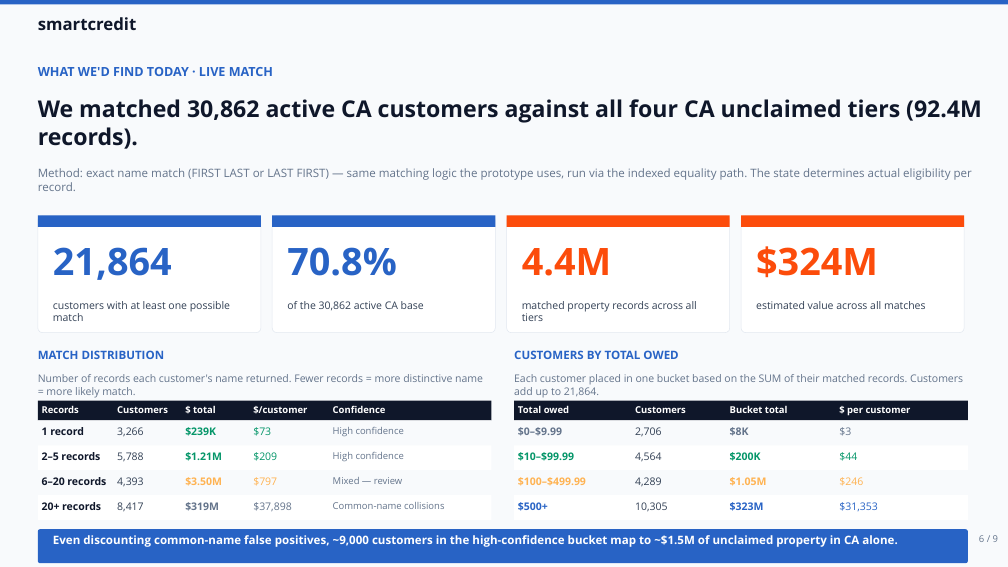
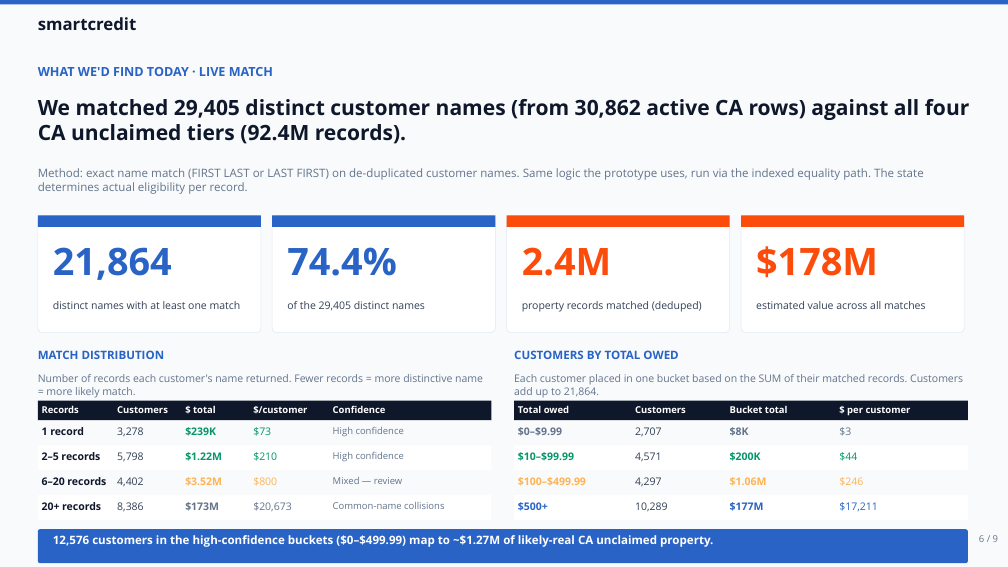
Before and after one commit to ahmedyassineconsumerdirect/cd-getmymoney, a slide deck: slide 6 of myReclaim-Exec-Deck.pptx. Drawn at 1008x567 pixels with LibreOffice and Linux fonts; fonts in the diff are those of the drawing. Boxes give left, top, right and bottom in pixels: in the first picture for what was removed or moved away, otherwise in the second. Text is boxed around its words. In the diff, an @@ line names an element or a change of style, - is before the commit and + after.

```diff
--- a/myReclaim-Exec-Deck.pptx
+++ b/myReclaim-Exec-Deck.pptx
@@ text at (38, 99, 970, 144): text changed; size 22 to 20 pt @@
-We matched 30,862 active CA customers against all four CA unclaimed tiers (92.4M records).
+We matched 29,405 distinct customer names (from 30,862 active CA rows) against all four CA unclaimed tiers (92.4M records).
@@ text at (38, 168, 924, 194): text changed @@
-Method: exact name match (FIRST LAST or LAST FIRST) — same matching logic the prototype uses, run via the indexed equality path. The state determines actual eligibility per record.
+Method: exact name match (FIRST LAST or LAST FIRST) on de-duplicated customer names. Same logic the prototype uses, run via the indexed equality path. The state determines actual eligibility per record.
@@ text at (287, 247, 396, 276): text changed @@
-70.8%
+74.4%
@@ text at (522, 247, 611, 276): text changed @@
-4.4M
+2.4M
@@ text at (756, 246, 878, 278): text changed @@
-$324M
+$178M
@@ text at (53, 301, 241, 309): text changed @@
-customers with at least one possible match
+distinct names with at least one match
@@ text at (287, 301, 425, 310): text changed @@
-of the 30,862 active CA base
+of the 29,405 distinct names
@@ text at (522, 301, 702, 312): text changed @@
-matched property records across all tiers
+property records matched (deduped)
@@ text at (117, 427, 143, 437): text changed @@
-3,266
+3,278
@@ text at (635, 427, 661, 437): text changed @@
-2,706
+2,707
@@ text at (117, 452, 143, 462): text changed @@
-5,788
+5,798
@@ text at (117, 477, 143, 487): text changed @@
-4,393
+4,402
@@ text at (185, 452, 222, 461): text changed @@
-$1.21M
+$1.22M
@@ text at (185, 477, 222, 486): text changed @@
-$3.50M
+$3.52M
@@ text at (253, 452, 277, 461): text changed @@
-$209
+$210
@@ text at (253, 477, 277, 486): text changed @@
-$797
+$800
@@ text at (635, 452, 661, 462): text changed @@
-4,564
+4,571
@@ text at (635, 477, 661, 487): text changed @@
-4,289
+4,297
@@ text at (117, 502, 143, 512): text changed @@
-8,417
+8,386
@@ text at (185, 502, 219, 511): text changed @@
-$319M
+$173M
@@ text at (253, 502, 291, 511): text changed @@
-$37,898
+$20,673
@@ text at (635, 502, 667, 512): text changed @@
-10,305
+10,289
@@ text at (730, 502, 764, 511): text changed @@
-$323M
+$177M
@@ text at (839, 502, 877, 511): text changed @@
-$31,353
+$17,211
@@ text at (53, 535, 713, 547): text changed @@
-Even discounting common-name false positives, ~9,000 customers in the high-confidence bucket map to ~$1.5M of unclaimed property in CA alone.
+12,576 customers in the high-confidence buckets ($0–$499.99) map to ~$1.27M of likely-real CA unclaimed property.
```
Also in this commit, not shown: 3 other files.
